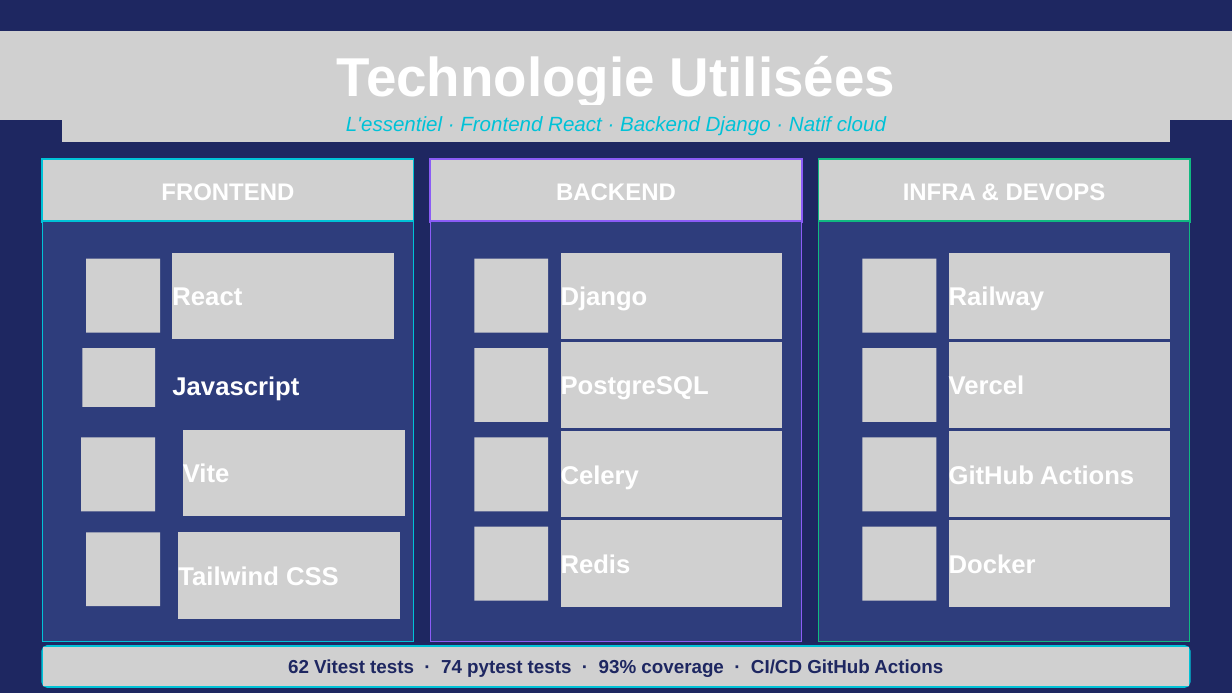
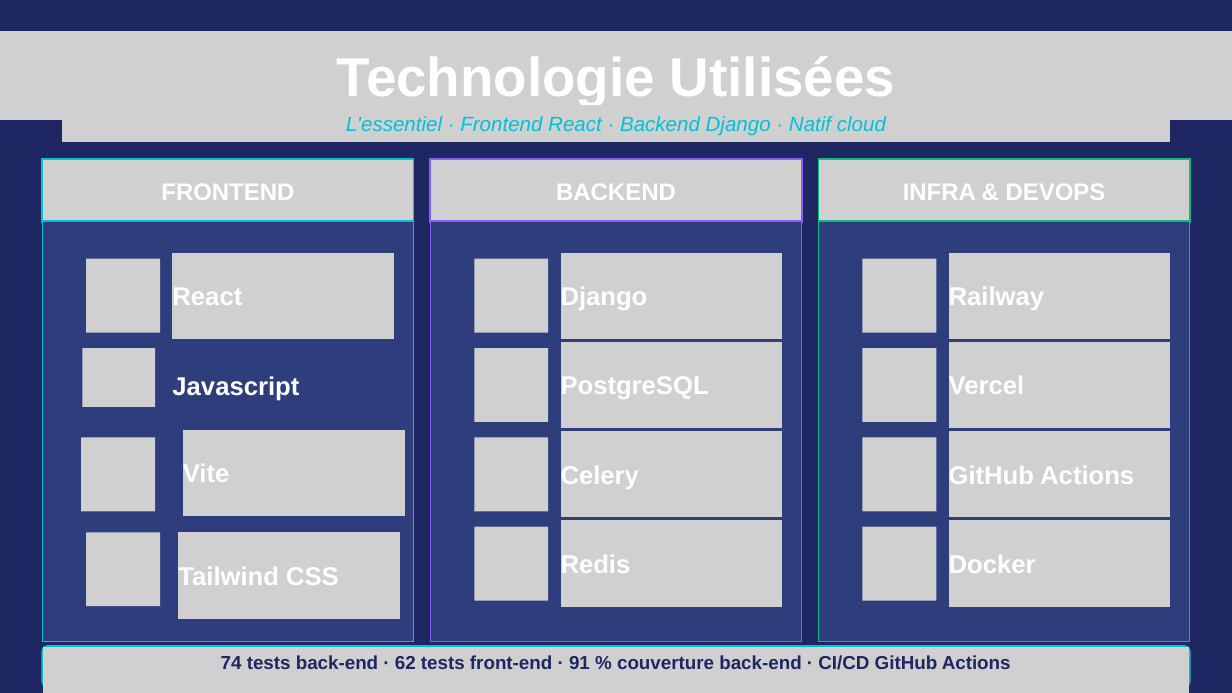
Before and after one commit to Tommy-JOUHANS/portfolio, a slide deck: slide 5 of Stages/RNCP5-DWWM/CyberAudit_Solutions_Presentation_FR_1.pptx. Drawn at 1232x693 pixels with LibreOffice and Linux fonts; fonts in the diff are those of the drawing; grey boxes stand for pictures. Boxes give left, top, right and bottom in pixels: in the first picture for what was removed or moved away, otherwise in the second. Text is boxed around its words. In the diff, an @@ line names an element or a change of style, - is before the commit and + after.

```diff
--- a/Stages/RNCP5-DWWM/CyberAudit_Solutions_Presentation_FR_1.pptx
+++ b/Stages/RNCP5-DWWM/CyberAudit_Solutions_Presentation_FR_1.pptx
@@ picture: place and size @@
-picture at (43, 647, 1189, 686)
+picture at (43, 647, 1189, 693)
@@ text at (221, 655, 1011, 670): text changed @@
-62 Vitest tests · 74 pytest tests · 93% coverage · CI/CD GitHub Actions
+74 tests back-end · 62 tests front-end · 91 % couverture back-end · CI/CD GitHub Actions
```
Also in this commit, not shown: 2 other slides changed, 5 slides added, 2 slides removed, 1 other file.
